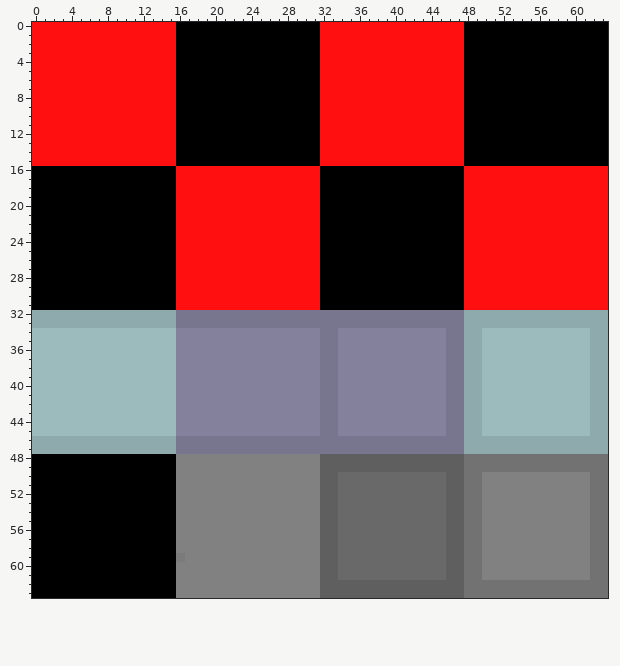
Pixel-art sprite -- src/main/art/wallsfloors/basic_tileset.png. Above, as it was before the edit.
The file is 64x64 pixels. Colours within 5 levels of each other are drawn and written as one.
Once edited:
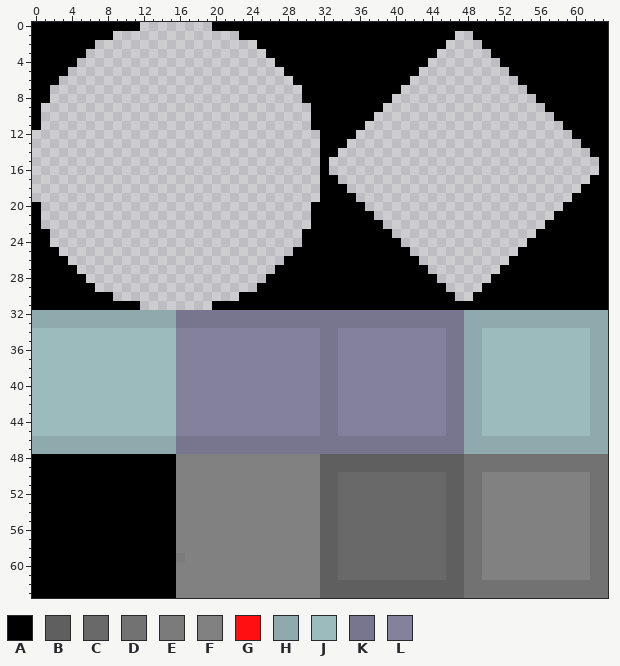
Palette (. is transparent): A #000000  B #5f5f5f  C #696969  D #727272  E #7b7b7b  F #818181  G #ff0f0f  H #8eaaac  J #9cbbbc  K #78768f  L #83819c
What changed:
Changed rows in their new state; - is an unchanged pixel.
first column x 0:
 0 AAAAAAAAAAAA........------------AAAAAAAAAAAAAAAA----------------
 1 AAAAAAAAA..............---------AAAAAAAAAAAAAAA..---------------
 2 AAAAAAA..................-------AAAAAAAAAAAAAA....--------------
 3 AAAAAA....................------AAAAAAAAAAAAA......-------------
 4 AAAAA......................-----AAAAAAAAAAAA........------------
 5 AAAA........................----AAAAAAAAAAA..........-----------
 6 AAA..........................---AAAAAAAAAA............----------
 7 AA............................--AAAAAAAAA..............---------
 8 AA............................--AAAAAAAA................--------
 9 A..............................-AAAAAAA..................-------
10 A..............................-AAAAAA....................------
11 A..............................-AAAAA......................-----
12 ................................AAAA........................----
13 ................................AAA..........................---
14 ................................AA............................--
15 ................................A..............................-
16 ................................-..............................A
17 ................................--............................AA
18 ................................---..........................AAA
19 ................................----........................AAAA
20 -..............................A-----......................AAAAA
21 -..............................A------....................AAAAAA
22 -..............................A-------..................AAAAAAA
23 --............................AA--------................AAAAAAAA
24 --............................AA---------..............AAAAAAAAA
25 ---..........................AAA----------............AAAAAAAAAA
26 ----........................AAAA-----------..........AAAAAAAAAAA
27 -----......................AAAAA------------........AAAAAAAAAAAA
28 ------....................AAAAAA-------------......AAAAAAAAAAAAA
29 -------..................AAAAAAA--------------....AAAAAAAAAAAAAA
30 ---------..............AAAAAAAAA---------------..AAAAAAAAAAAAAAA
31 ------------........AAAAAAAAAAAA----------------AAAAAAAAAAAAAAAA
Pixel boxes of the changes (left, top, right, bottom) in both pictures:
changed: (32, 22, 608, 310)
